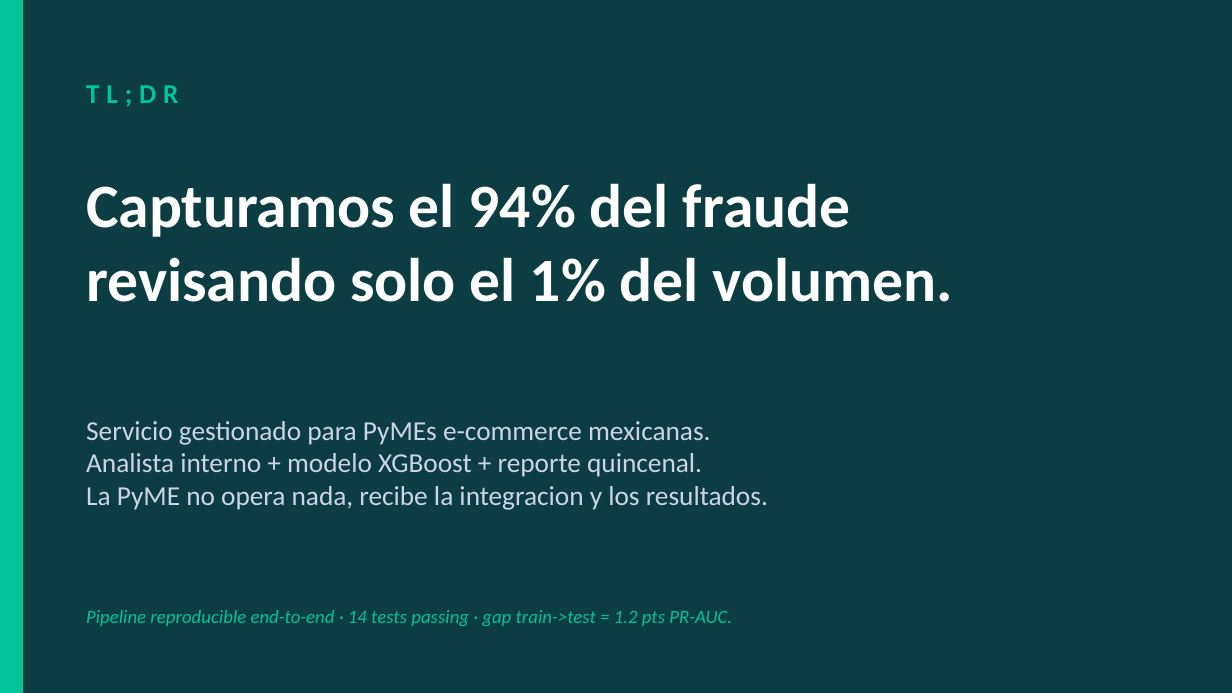
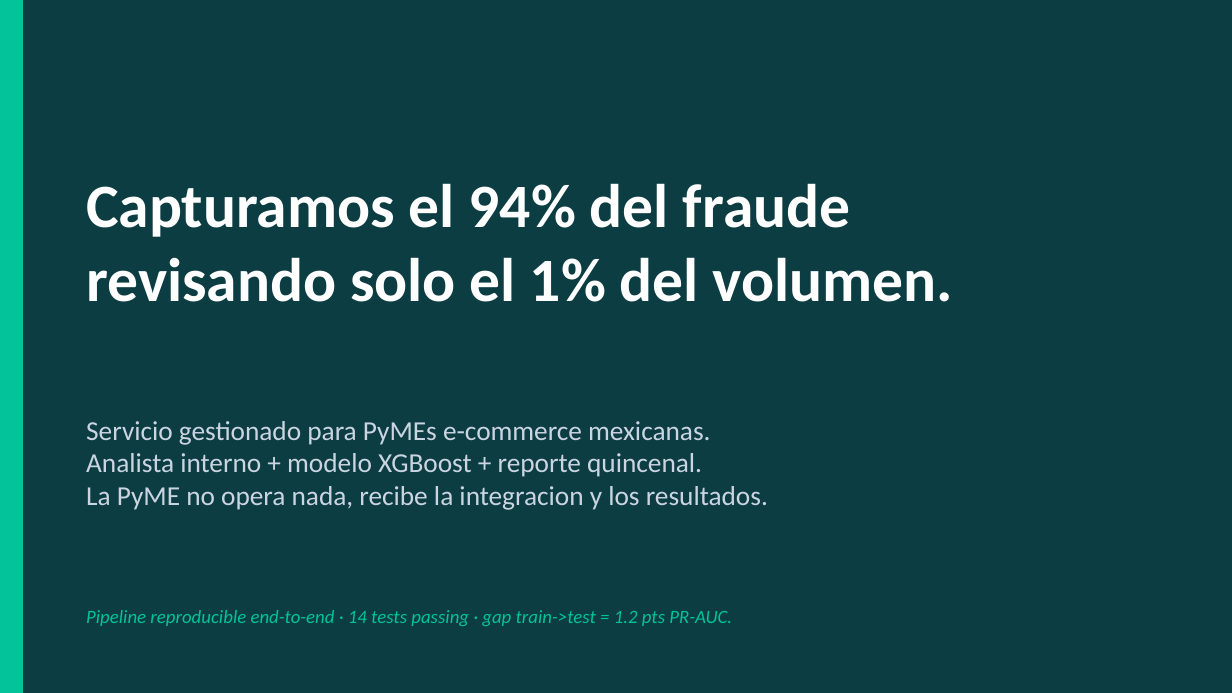
Before and after one commit to Nike2004A/fraud_transactions, a slide deck: slide 22 of docs/FraudShield_deck.pptx (slide 21 before the commit). Drawn at 1232x693 pixels with LibreOffice and Linux fonts; fonts in the diff are those of the drawing. Boxes give left, top, right and bottom in pixels: in the first picture for what was removed or moved away, otherwise in the second. Text is boxed around its words. In the diff, an @@ line names an element or a change of style, - is before the commit and + after.

```diff
--- a/docs/FraudShield_deck.pptx
+++ b/docs/FraudShield_deck.pptx
@@ text removed at <box>86,85,178,107</box> @@
-TL;DR
```
Also in this commit, not shown: 11 other slides changed, 2 slides added, 1 other file.
